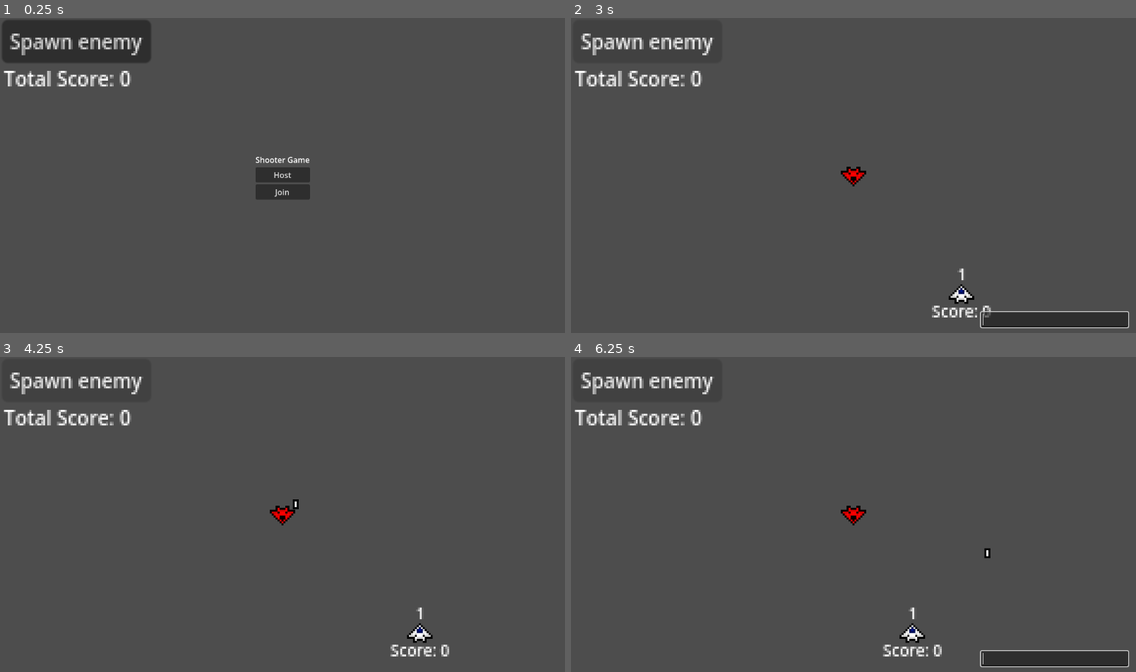
Above: before the commit, frames 1-4 (two rows, left to right).
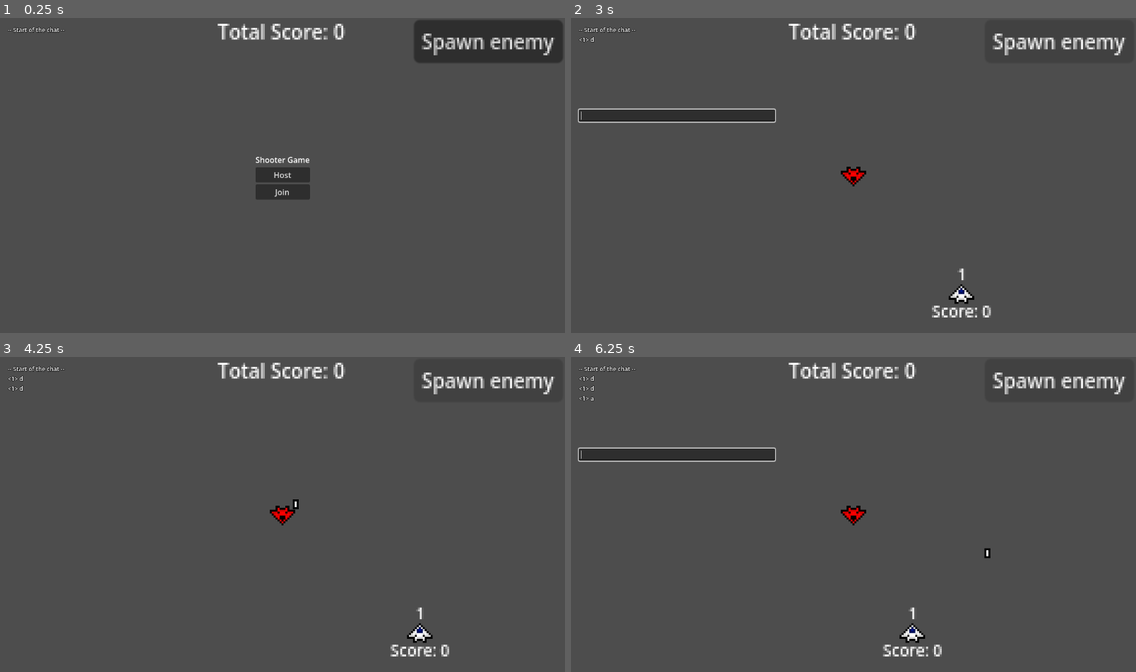
Above: after the commit, the same moments.

Repository: Intedai/MultiplayerShooter
Game: Godot game, scene res://game.tscn
Two runs of this game, one before a commit and one after it. Both use one fixed random seed, a clock stepped at 60 frames per second and the inputs below.
Inputs:
- Up to frame 1 (0.25 s): no input
- Up to frame 2 (3 s): click "Host" at 0.5 s; click "Spawn enemy" at 1.25 s; tap Enter (chat) at 2, 2.85 s; hold D (move_right) 2.03-2.78 s; hold Enter (chat) 2.03-2.78 s; hold A (move_left) from 2.78 s (still down)
- Up to frame 3 (4.25 s): release A (move_left) at 3.53 s; hold D (move_right) from 3.53 s (still down); hold Enter (chat) from 3.53 s (still down); tap Space (shoot) at 3.6 s
- Up to frame 4 (6.25 s): release Enter (chat) at 4.28 s; tap Enter (chat) at 4.35, 6.05 s; release D (move_right) at 5.03 s; hold Enter (chat) 5.03-5.78 s; hold A (move_left) from 5.03 s (still down); tap Escape (ui_cancel) at 5.65 s; tap Space (shoot) at 5.85 s

The runs differ from the first frame. In frame 1, 7.5% of the frame differs, in the area x 0-100%, y 0-22%; in frame 2, 5.4%; in frame 3, 2.4%; in frame 4, 5.4%.

Commit message:
Add scrollable chat text, with usernames (pid for now) and join messages, move the chat to top left and move the buttons that were there

Diff:
--- a/Chat/chat.gd
+++ b/Chat/chat.gd
@@ -1,19 +1,49 @@
 extends Control
 
+@onready var chat_text: Label = $MarginContainer/HBoxContainer/VBoxContainer/ScrollContainer/ChatText
 @onready var line_edit: LineEdit = $MarginContainer/HBoxContainer/VBoxContainer/LineEdit
+@onready var scroll_container: ScrollContainer = $MarginContainer/HBoxContainer/VBoxContainer/ScrollContainer
 
 func _input(event: InputEvent) -> void:
 	if event.is_action_pressed("chat") and !line_edit.has_focus():
-		visible = not visible
+		_toggle_input()
+		scroll_to_bottom()
 		await get_tree().process_frame
 		line_edit.grab_focus()
 
 		return
 
-	if event.is_action_pressed("send_chat_msg") and line_edit.has_focus():
+	if event.is_action_pressed("ui_text_submit") and line_edit.has_focus():
 		line_edit.release_focus()
-		visible = not visible
+		_toggle_input()
 
-		# TODO: Add send message logic
-		print(str(multiplayer.get_unique_id()) + ": " + line_edit.text)
+		var msg = format_chat_msg(line_edit.text)
+
+		if len(msg) != 0:
+			add_msg.rpc(msg, true)
+
 		line_edit.clear()
+
+	elif event.is_action_pressed("ui_cancel") and line_edit.has_focus():
+		line_edit.release_focus()
+		_toggle_input()
+		line_edit.clear()
+
+@rpc("any_peer", "call_local", "reliable")
+func add_msg(msg: String, sent_by_player: bool) -> void:
+	if sent_by_player:
+		msg = msg.insert(0, "<" + str(multiplayer.get_remote_sender_id()) + "> ")
+	chat_text.text += "\n" + msg
+	scroll_to_bottom()
+
+func format_chat_msg(msg: String) -> String:
+	# Strip whitespaces and turn multiple spaces into one
+	return " ".join(msg.strip_edges().split(" ", false))
+
+func _toggle_input() -> void:
+	line_edit.visible = not line_edit.visible
+
+func scroll_to_bottom() -> void:
+	for i in range(2):
+		await get_tree().process_frame
+	scroll_container.scroll_vertical = int(scroll_container.get_v_scroll_bar().max_value)
--- a/Chat/chat.tscn
+++ b/Chat/chat.tscn
@@ -3,13 +3,13 @@
 [ext_resource type="Script" uid="uid://dwf6bm3ntcx87" path="res://Chat/chat.gd" id="1_ab33y"]
 
 [node name="Chat" type="Control" unique_id=86460642]
-visible = false
 layout_mode = 3
 anchors_preset = 15
 anchor_right = 1.0
 anchor_bottom = 1.0
 grow_horizontal = 2
 grow_vertical = 2
+mouse_filter = 2
 script = ExtResource("1_ab33y")
 
 [node name="MarginContainer" type="MarginContainer" parent="." unique_id=219196699]
@@ -17,8 +17,10 @@
 anchors_preset = 15
 anchor_right = 1.0
 anchor_bottom = 1.0
+offset_bottom = -248.0
 grow_horizontal = 2
 grow_vertical = 2
+mouse_filter = 2
 theme_override_constants/margin_left = 16
 theme_override_constants/margin_top = 16
 theme_override_constants/margin_right = 16
@@ -26,20 +28,44 @@
 
 [node name="HBoxContainer" type="HBoxContainer" parent="MarginContainer" unique_id=1641884579]
 layout_mode = 2
+mouse_filter = 2
+
+[node name="VBoxContainer" type="VBoxContainer" parent="MarginContainer/HBoxContainer" unique_id=2001288999]
+custom_minimum_size = Vector2(400, 0)
+layout_mode = 2
+mouse_filter = 2
+
+[node name="ScrollContainer" type="ScrollContainer" parent="MarginContainer/HBoxContainer/VBoxContainer" unique_id=1256857485]
+layout_mode = 2
+size_flags_vertical = 3
+mouse_filter = 2
+
+[node name="ChatText" type="Label" parent="MarginContainer/HBoxContainer/VBoxContainer/ScrollContainer" unique_id=766687029]
+custom_minimum_size = Vector2(390, 0)
+layout_mode = 2
+size_flags_vertical = 1
+theme_override_colors/font_outline_color = Color(0, 0, 0, 1)
+theme_override_constants/outline_size = 3
+theme_override_font_sizes/font_size = 12
+text = "-- Start of the chat --"
+autowrap_mode = 3
+
+[node name="LineEdit" type="LineEdit" parent="MarginContainer/HBoxContainer/VBoxContainer" unique_id=1129303426]
+visible = false
+layout_mode = 2
+mouse_filter = 2
+theme_override_font_sizes/font_size = 12
+max_length = 100
+caret_blink = true
+
+[node name="VSeparator" type="VSeparator" parent="MarginContainer/HBoxContainer/VBoxContainer" unique_id=572603401]
+self_modulate = Color(1, 1, 1, 0)
+layout_mode = 2
+size_flags_vertical = 3
+mouse_filter = 2
 
 [node name="HSeparator" type="HSeparator" parent="MarginContainer/HBoxContainer" unique_id=95488735]
 modulate = Color(1, 1, 1, 0)
 layout_mode = 2
 size_flags_horizontal = 3
-
-[node name="VBoxContainer" type="VBoxContainer" parent="MarginContainer/HBoxContainer" unique_id=2001288999]
-custom_minimum_size = Vector2(300, 0)
-layout_mode = 2
-
-[node name="VSeparator" type="VSeparator" parent="MarginContainer/HBoxContainer/VBoxContainer" unique_id=572603401]
-self_modulate = Color(1, 1, 1, 0)
-layout_mode = 2
-size_flags_vertical = 3
-
-[node name="LineEdit" type="LineEdit" parent="MarginContainer/HBoxContainer/VBoxContainer" unique_id=1129303426]
-layout_mode = 2
+mouse_filter = 2
--- a/game.gd
+++ b/game.gd
@@ -6,6 +6,7 @@
 @onready var spawn_point: Marker2D = $SpawnPoint
 @onready var multiplayer_ui: Control = $UI/Multiplayer
 @onready var total_score_label: Label = $TotalScore
+@onready var chat: Control = $UI/Chat
 
 var peer = ENetMultiplayerPeer.new()
 
@@ -24,7 +25,7 @@
 	multiplayer.multiplayer_peer = peer
 	multiplayer.peer_connected.connect(
 		func(pid):
-			print(str(pid) + " joined!")
+			chat.add_msg.rpc(str(pid) + " joined the game!", false)
 			player_spawner.spawn(pid)
 	)
 	multiplayer_ui.hide()
--- a/game.tscn
+++ b/game.tscn
@@ -8,10 +8,10 @@
 script = ExtResource("1_e2o6t")
 
 [node name="TotalScore" type="Label" parent="." unique_id=1249682313]
-offset_left = -142.0
-offset_top = -57.0
-offset_right = -77.0
-offset_bottom = -43.0
+offset_left = -33.0
+offset_top = -81.0
+offset_right = 32.0
+offset_bottom = -67.0
 theme_override_font_sizes/font_size = 10
 text = "Total Score: 0"
 
@@ -69,9 +69,9 @@
 script = ExtResource("2_e2o6t")
 
 [node name="Button" type="Button" parent="EnemySpawner" unique_id=2077799176]
-offset_left = -143.0
+offset_left = 67.0
 offset_top = -80.0
-offset_right = -67.0
+offset_right = 143.0
 offset_bottom = -58.0
 theme_override_font_sizes/font_size = 10
 text = "Spawn enemy"
--- a/project.godot
+++ b/project.godot
@@ -50,11 +50,8 @@
 chat={
 "deadzone": 0.2,
 "events": [Object(InputEventKey,"resource_local_to_scene":false,"resource_name":"","device":16,"window_id":0,"alt_press …(195 unchanged characters)…
-]
-}
-send_chat_msg={
-"deadzone": 0.2,
-"events": [Object(InputEventKey,"resource_local_to_scene":false,"resource_name":"","device":16,"window_id":0,"alt_pressed":false,"shift_pressed":false,"ctrl_pressed":false,"meta_pressed":false,"pressed":false,"keycode":0,"physical_keycode":4194309,"key_label":0,"unicode":0,"location":0,"echo":false,"script":null)
+, Object(InputEventKey,"resource_local_to_scene":false,"resource_name":"","device":-1,"window_id":0,"alt_pressed":false,"shift_pressed":false,"ctrl_pressed":false,"meta_pressed":false,"pressed":false,"keycode":0,"physical_keycode":84,"key_label":0,"unicode":84,"location":0,"echo":false,"script":null)
+, Object(InputEventKey,"resource_local_to_scene":false,"resource_name":"","device":16,"window_id":0,"alt_pressed":false,"shift_pressed":false,"ctrl_pressed":false,"meta_pressed":false,"pressed":false,"keycode":0,"physical_keycode":4194310,"key_label":0,"unicode":0,"location":0,"echo":false,"script":null)
 ]
 }
 
